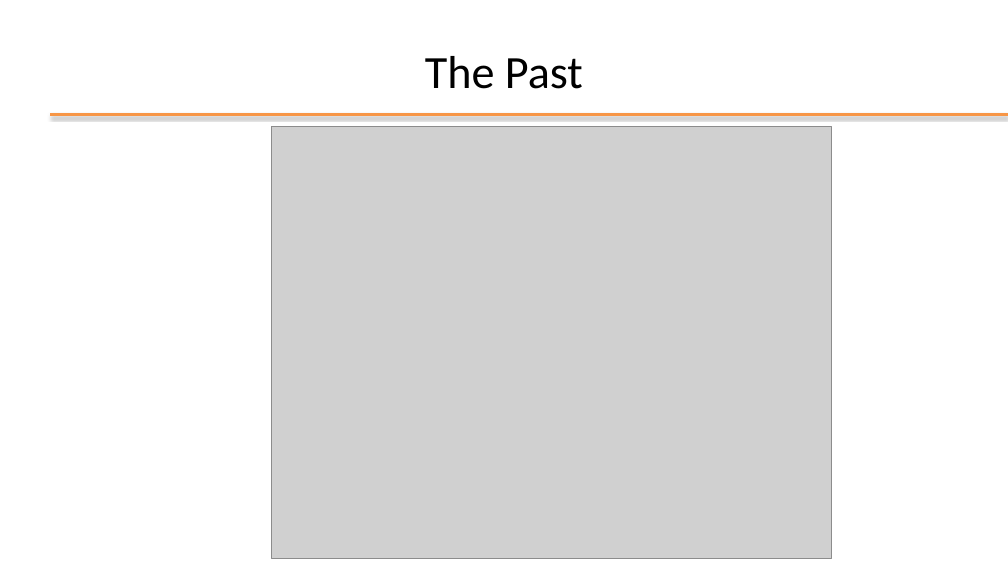
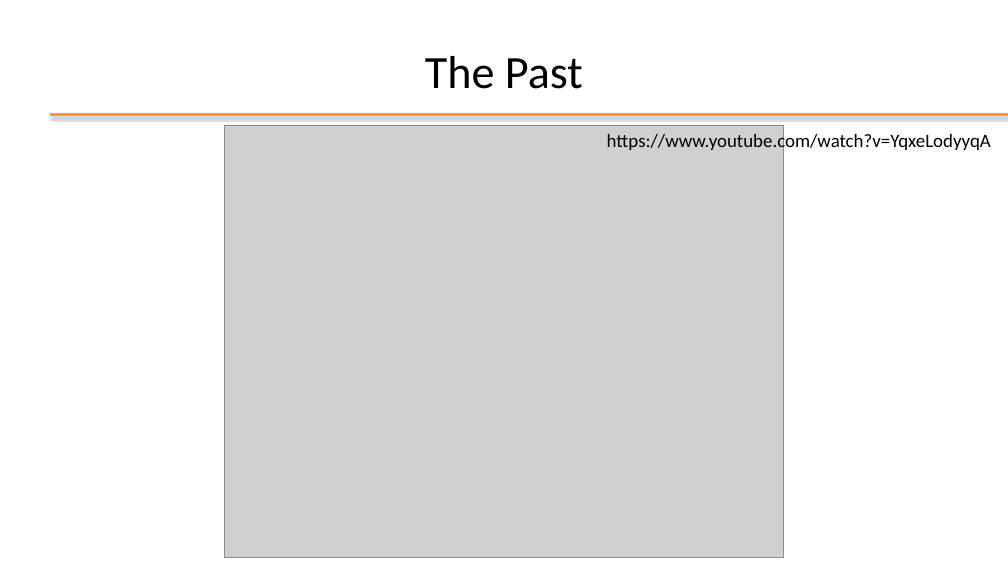
Before and after one commit to plctechnician/ooprogramming, a slide deck: slide 3 of java/slides/ppt/01 - Java From Functions to Objects.pptx. Drawn at 1008x567 pixels with LibreOffice and Linux fonts; fonts in the diff are those of the drawing; grey boxes stand for pictures; background and template pictures are left out. Boxes give left, top, right and bottom in pixels: in the first picture for what was removed or moved away, otherwise in the second. Text is boxed around its words. In the diff, an @@ line names an element or a change of style, - is before the commit and + after.

Commit message:
Update

```diff
--- a/java/slides/ppt/01 - Java From Functions to Objects.pptx
+++ b/java/slides/ppt/01 - Java From Functions to Objects.pptx
@@ picture: place and size @@
-picture at box(272, 126, 832, 559)
+picture at box(225, 126, 784, 558)
@@ text added at box(607, 132, 991, 153), 18 pt, text #000000 @@
+https://www.youtube.com/watch?v=YqxeLodyyqA
```
Also in this commit, not shown: 1 other slide changed.
